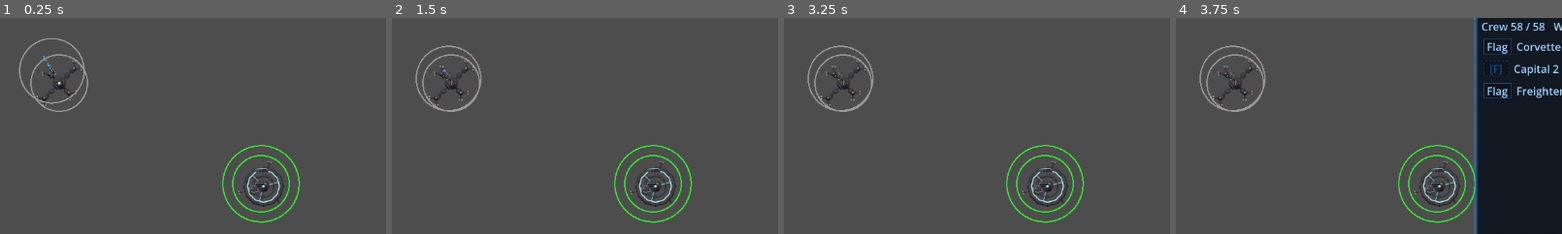
Above: before the commit, frames 1-4 (left to right).
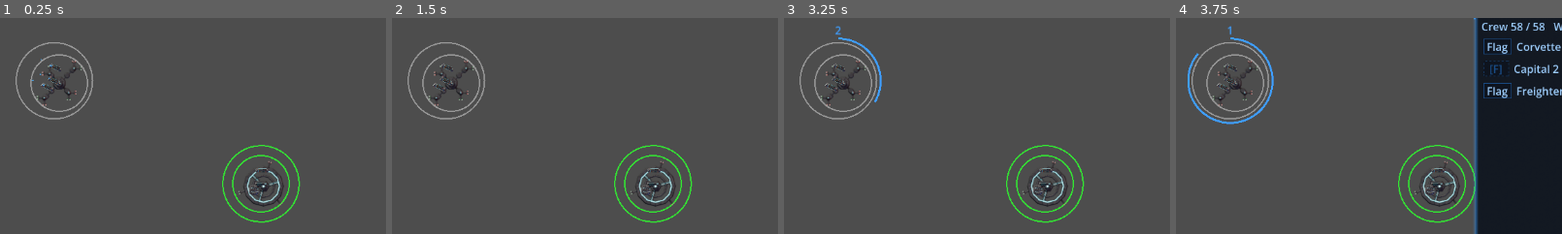
Above: after the commit, the same moments.

Repository: darthlemi/SpaceGame
Game: Godot game, scene res://scenes/campaign/campaign_scene.tscn
Two runs of this game, one before a commit and one after it. Both use one fixed random seed, a clock stepped at 60 frames per second and the inputs below.
Inputs:
- Up to frame 1 (0.25 s): no input
- Up to frame 2 (1.5 s): click "||" at 0.5 s; click "1x" at 1.25 s
- Up to frame 3 (3.25 s): click "3x" at 2 s; click "5x" at 2.75 s
- Up to frame 4 (3.75 s): click "Fleet" at 3.5 s
The pictures show only the part of the screen within x 18-68%, y 23-73%; the shares and areas given below are measured in that part.

The runs differ from the first frame. In frame 1, 0.9% of the frame differs, in the area x 4-25%, y 9-48%; in frame 2, 0.9%; in frame 3, 1.2%; in frame 4, 1.6%, in the area x 3-26%, y 3-50%.

Commit message:
Fleets: add size variants and station fleet budget
Co-Authored-By: Claude Sonnet 5.5 <noreply@anthropic.com>

Diff:
--- a/scripts/campaign/campaign_fleet.gd
+++ b/scripts/campaign/campaign_fleet.gd
@@ -21,6 +21,8 @@
 
 @export var system_id: String = ""
 var home_station_id: String = ""
+# DangerTier.Variant this fleet was spawned as; -1 when it has none (player, debug).
+var variant: int = -1
 var warp_remaining: float = 0.0
 var warp_target: String = ""
 var jump_path: Array[String] = []
--- a/scripts/campaign/danger_tier.gd
+++ b/scripts/campaign/danger_tier.gd
@@ -4,19 +4,14 @@
 const MIN_TIER := 1
 const MAX_TIER := 5
 
-const COMBAT_SHIPS := {
-	1: [ShipType.Kind.CORVETTE],
-	2: [ShipType.Kind.CORVETTE, ShipType.Kind.CORVETTE],
-	3: [ShipType.Kind.CORVETTE, ShipType.Kind.CORVETTE, ShipType.Kind.CORVETTE],
-	4: [ShipType.Kind.CAPITAL, ShipType.Kind.CORVETTE, ShipType.Kind.CORVETTE],
-	5: [ShipType.Kind.CAPITAL, ShipType.Kind.CAPITAL, ShipType.Kind.CORVETTE],
-}
-const TRADER_SHIPS := {
-	1: [ShipType.Kind.FREIGHTER],
-	2: [ShipType.Kind.FREIGHTER],
-	3: [ShipType.Kind.FREIGHTER, ShipType.Kind.FREIGHTER],
-	4: [ShipType.Kind.FREIGHTER, ShipType.Kind.FREIGHTER],
-	5: [ShipType.Kind.FREIGHTER, ShipType.Kind.FREIGHTER, ShipType.Kind.FREIGHTER],
+enum Variant { PICKET, PATROL, ESCORT, SECURITY, CONVOY_SMALL, CONVOY_LARGE }
+
+# Measured by tests\perf_combat.gd: 15v15 passes the frame-time bar at 1x and 5x.
+const SECURITY_MAX_SHIPS := 15
+# Share of a fleet's hulls that are capitals, by tier (none below tier 4).
+const CAPITAL_FRACTION := {
+	4: 0.15,
+	5: 0.25,
 }
 # Inclusive Weapon.Rarity bounds per tier.
 const WEAPON_RARITY_RANGE := {
@@ -39,16 +34,58 @@
 
 # Tiers outside 1..5 clamp to the nearest table entry.
 static func fleet_for(tier: int, role: CampaignFleet.Role, rng: RandomNumberGenerator) -> Array[Dictionary]:
+	var variant := Variant.CONVOY_SMALL if role == CampaignFleet.Role.TRADER else Variant.PATROL
+	return fleet_for_variant(tier, variant, rng)
+
+static func fleet_for_variant(tier: int, variant: Variant, rng: RandomNumberGenerator) -> Array[Dictionary]:
 	var key := clampi(tier, MIN_TIER, MAX_TIER)
-	var kinds: Array = TRADER_SHIPS[key] if role == CampaignFleet.Role.TRADER else COMBAT_SHIPS[key]
+	var bounds := ship_count_range(variant)
+	var count := rng.randi_range(bounds.x, bounds.y)
+	var capitals := _capital_count(key, variant, count)
+	var is_convoy := role_of(variant) == CampaignFleet.Role.TRADER
 	var comps: Array[Dictionary] = []
-	for kind in kinds:
+	for i in count:
+		# Capitals lead the list so the flagship is index 0.
+		var kind := ShipType.Kind.FREIGHTER if is_convoy else (ShipType.Kind.CAPITAL if i < capitals else ShipType.Kind.CORVETTE)
 		var comp := ShipType.new_composition(kind)
 		_equip_weapons(comp, key, rng)
 		CrewRules.set_crew(comp, maxi(CrewRules.NPC_CREW_FLOOR, ceili(CrewRules.complement(comp) * CREW_FRACTION[key])))
 		comps.append(comp)
 	_flag_largest(comps)
 	return comps
+
+static func role_of(variant: Variant) -> CampaignFleet.Role:
+	if variant == Variant.CONVOY_SMALL or variant == Variant.CONVOY_LARGE:
+		return CampaignFleet.Role.TRADER
+	return CampaignFleet.Role.COMBAT
+
+# Inclusive ship-count bounds.
+static func ship_count_range(variant: Variant) -> Vector2i:
+	match variant:
+		Variant.PICKET:
+			return Vector2i(1, 2)
+		Variant.PATROL:
+			return Vector2i(3, 5)
+		Variant.ESCORT:
+			return Vector2i(5, 8)
+		Variant.SECURITY:
+			# Collapses the minimum when the perf cap is below 10.
+			return Vector2i(mini(10, SECURITY_MAX_SHIPS), SECURITY_MAX_SHIPS)
+		Variant.CONVOY_SMALL:
+			return Vector2i(2, 3)
+		_:
+			return Vector2i(4, 6)
+
+# Capitals only in Patrol/Escort/Security at tier 4+; Escort and Security always get at least one.
+static func _capital_count(tier: int, variant: Variant, count: int) -> int:
+	if not CAPITAL_FRACTION.has(tier):
+		return 0
+	if variant != Variant.PATROL and variant != Variant.ESCORT and variant != Variant.SECURITY:
+		return 0
+	var capitals := floori(count * CAPITAL_FRACTION[tier])
+	if variant != Variant.PATROL:
+		capitals = maxi(1, capitals)
+	return capitals
 
 static func _equip_weapons(comp: Dictionary, tier: int, rng: RandomNumberGenerator) -> void:
 	var candidates := _weapons_in_range(WEAPON_RARITY_RANGE[tier][0], WEAPON_RARITY_RANGE[tier][1])
--- /dev/null
+++ b/scripts/campaign/fleet_budget.gd
@@ -0,0 +1,65 @@
+class_name FleetBudget
+extends RefCounted
+
+# Ships of budget per tier before the station's output adds to it.
+const TIER_BUDGET := {1: 3, 2: 6, 3: 10, 4: 16, 5: 22}
+const OUTPUT_SHIPS_PER_UNIT := 0.5
+const SECURITY_MIN_BUDGET := 12
+const CONVOY_LARGE_MIN_BUDGET := 16
+# Chance a combat plan includes one Security fleet.
+const SECURITY_ODDS := {1: 0.05, 2: 0.15, 3: 0.3, 4: 0.5, 5: 0.7}
+const VARIANT_DELAY_FACTOR := {
+	DangerTier.Variant.PICKET: 0.5,
+	DangerTier.Variant.PATROL: 1.0,
+	DangerTier.Variant.ESCORT: 1.5,
+	DangerTier.Variant.SECURITY: 3.0,
+	DangerTier.Variant.CONVOY_SMALL: 1.0,
+	DangerTier.Variant.CONVOY_LARGE: 1.0,
+}
+# Budget at which respawn runs at the base rate; richer stations respawn faster.
+const RESPAWN_BASELINE_BUDGET := 6.0
+
+# Tiers outside 1..5 clamp, like DangerTier.fleet_for.
+static func ship_budget(tier: int, economy: BaseEconomy) -> int:
+	var output := 0.0
+	if economy != null:
+		for slot in economy.slots:
+			for amount in slot.produces.values():
+				output += amount
+	return TIER_BUDGET[clampi(tier, DangerTier.MIN_TIER, DangerTier.MAX_TIER)] + int(output * OUTPUT_SHIPS_PER_UNIT)
+
+# Returns DangerTier.Variant values; never fewer than min_fleets entries.
+static func build_plan(tier: int, role: CampaignFleet.Role, budget: int, min_fleets: int, rng: RandomNumberGenerator) -> Array[int]:
+	var key := clampi(tier, DangerTier.MIN_TIER, DangerTier.MAX_TIER)
+	var plan: Array[int] = []
+	if role == CampaignFleet.Role.TRADER:
+		var convoy := DangerTier.Variant.CONVOY_LARGE if budget >= CONVOY_LARGE_MIN_BUDGET else DangerTier.Variant.CONVOY_SMALL
+		for i in min_fleets:
+			plan.append(convoy)
+		return plan
+	var remaining := float(budget)
+	if budget >= SECURITY_MIN_BUDGET and rng.randf() < SECURITY_ODDS[key]:
+		plan.append(DangerTier.Variant.SECURITY)
+		remaining -= _mean_ships(DangerTier.Variant.SECURITY)
+	if key >= 3:
+		remaining = _fill(plan, DangerTier.Variant.ESCORT, 6.0, remaining)
+	if key >= 2:
+		remaining = _fill(plan, DangerTier.Variant.PATROL, 3.0, remaining)
+	_fill(plan, DangerTier.Variant.PICKET, 1.0, remaining)
+	while plan.size() < min_fleets:
+		plan.append(DangerTier.Variant.PICKET)
+	return plan
+
+static func respawn_delay(variant: DangerTier.Variant, budget: int) -> float:
+	return CampaignState.FLEET_RESPAWN_DELAY * VARIANT_DELAY_FACTOR[variant] / maxf(1.0, budget / RESPAWN_BASELINE_BUDGET)
+
+# Adds variant while remaining >= min_remaining; returns what is left.
+static func _fill(plan: Array[int], variant: DangerTier.Variant, min_remaining: float, remaining: float) -> float:
+	while remaining >= min_remaining:
+		plan.append(variant)
+		remaining -= _mean_ships(variant)
+	return remaining
+
+static func _mean_ships(variant: DangerTier.Variant) -> float:
+	var bounds := DangerTier.ship_count_range(variant)
+	return (bounds.x + bounds.y) / 2.0
--- a/tests/run_tests.gd
+++ b/tests/run_tests.gd
@@ -54,6 +54,7 @@
 		preload("res://tests/test_map_edit_model.gd"),
 		preload("res://tests/test_jump_rules.gd"),
 		preload("res://tests/test_danger_tier.gd"),
+		preload("res://tests/test_fleet_budget.gd"),
 		preload("res://tests/test_npc_jump_planner.gd"),
 	]
 	var total_failures := 0
--- a/tests/test_danger_tier.gd
+++ b/tests/test_danger_tier.gd
@@ -20,28 +20,73 @@
 	var failures: Array[String] = []
 	var rng := RandomNumberGenerator.new()
 	rng.seed = 5
-	var corvette := ShipType.Kind.CORVETTE
 	var freighter := ShipType.Kind.FREIGHTER
 	var capital := ShipType.Kind.CAPITAL
 
-	var cases := [
-		[1, CampaignFleet.Role.COMBAT, [corvette]],
-		[3, CampaignFleet.Role.COMBAT, [corvette, corvette, corvette]],
-		[5, CampaignFleet.Role.COMBAT, [capital, capital, corvette]],
-		[3, CampaignFleet.Role.TRADER, [freighter, freighter]],
-		[1, CampaignFleet.Role.TRADER, [freighter]],
-		[0, CampaignFleet.Role.COMBAT, [corvette]],
-		[9, CampaignFleet.Role.COMBAT, [capital, capital, corvette]],
-		[9, CampaignFleet.Role.TRADER, [freighter, freighter, freighter]],
+	var variants := [
+		DangerTier.Variant.PICKET, DangerTier.Variant.PATROL, DangerTier.Variant.ESCORT,
+		DangerTier.Variant.SECURITY, DangerTier.Variant.CONVOY_SMALL, DangerTier.Variant.CONVOY_LARGE,
 	]
-	for c in cases:
-		var kinds := _kinds(DangerTier.fleet_for(c[0], c[1], rng))
-		if kinds != c[2]:
-			failures.append("fleet_for tier %d role %d: expected %s, got %s" % [c[0], c[1], c[2], kinds])
+	for variant in variants:
+		var bounds := DangerTier.ship_count_range(variant)
+		var is_convoy := DangerTier.role_of(variant) == CampaignFleet.Role.TRADER
+		for seed_value in 20:
+			rng.seed = seed_value
+			var comps := DangerTier.fleet_for_variant(3, variant, rng)
+			if comps.size() < bounds.x or comps.size() > bounds.y:
+				failures.append("variant %d seed %d: %d ships outside %s" % [variant, seed_value, comps.size(), bounds])
+			for comp in comps:
+				if is_convoy != (ShipType.kind_of(comp) == freighter):
+					failures.append("variant %d: wrong hull kind %d" % [variant, ShipType.kind_of(comp)])
+					break
+	if DangerTier.role_of(DangerTier.Variant.CONVOY_LARGE) != CampaignFleet.Role.TRADER or DangerTier.role_of(DangerTier.Variant.SECURITY) != CampaignFleet.Role.COMBAT:
+		failures.append("role_of: convoys must be TRADER, combat variants COMBAT")
+	if DangerTier.ship_count_range(DangerTier.Variant.SECURITY).y != DangerTier.SECURITY_MAX_SHIPS:
+		failures.append("Security max must be SECURITY_MAX_SHIPS")
 
-	var tier4 := DangerTier.fleet_for(4, CampaignFleet.Role.COMBAT, rng)
-	if ShipType.kind_of(tier4[0]) != capital or not CrewRules.is_flagship(tier4[0]):
-		failures.append("tier 4 combat: expected capital flagship at index 0")
+	for seed_value in 20:
+		rng.seed = seed_value
+		for comp in DangerTier.fleet_for_variant(3, DangerTier.Variant.SECURITY, rng):
+			if ShipType.kind_of(comp) == capital:
+				failures.append("tier 3 Security: unexpected capital")
+				break
+		for comp in DangerTier.fleet_for_variant(5, DangerTier.Variant.PICKET, rng):
+			if ShipType.kind_of(comp) == capital:
+				failures.append("tier 5 Picket: unexpected capital")
+				break
+		for variant in [DangerTier.Variant.ESCORT, DangerTier.Variant.SECURITY]:
+			var comps := DangerTier.fleet_for_variant(5, variant, rng)
+			var want := maxi(1, floori(comps.size() * 0.25))
+			var capitals := _kinds(comps).count(capital)
+			if capitals != want:
+				failures.append("tier 5 variant %d: expected %d capitals, got %d" % [variant, want, capitals])
+			if ShipType.kind_of(comps[0]) != capital or not CrewRules.is_flagship(comps[0]):
+				failures.append("tier 5 variant %d: expected capital flagship at index 0" % variant)
+		var tier4 := DangerTier.fleet_for_variant(4, DangerTier.Variant.ESCORT, rng)
+		if _kinds(tier4).count(capital) < 1:
+			failures.append("tier 4 Escort: expected a capital")
+
+	# Out-of-range tiers clamp.
+	rng.seed = 3
+	var high := _kinds(DangerTier.fleet_for_variant(9, DangerTier.Variant.ESCORT, rng))
+	rng.seed = 3
+	var top := _kinds(DangerTier.fleet_for_variant(5, DangerTier.Variant.ESCORT, rng))
+	if high != top:
+		failures.append("tier 9 should clamp to tier 5: %s vs %s" % [high, top])
+	rng.seed = 3
+	var low := _kinds(DangerTier.fleet_for_variant(0, DangerTier.Variant.ESCORT, rng))
+	rng.seed = 3
+	var bottom := _kinds(DangerTier.fleet_for_variant(1, DangerTier.Variant.ESCORT, rng))
+	if low != bottom:
+		failures.append("tier 0 should clamp to tier 1: %s vs %s" % [low, bottom])
+
+	# fleet_for keeps its signature: combat -> Patrol, trader -> small convoy.
+	var legacy_combat := DangerTier.fleet_for(2, CampaignFleet.Role.COMBAT, rng)
+	if legacy_combat.size() < 3 or legacy_combat.size() > 5:
+		failures.append("fleet_for combat: expected a Patrol of 3-5, got %d" % legacy_combat.size())
+	var legacy_trader := DangerTier.fleet_for(2, CampaignFleet.Role.TRADER, rng)
+	if legacy_trader.size() < 2 or legacy_trader.size() > 3 or _kinds(legacy_trader).count(freighter) != legacy_trader.size():
+		failures.append("fleet_for trader: expected 2-3 freighters, got %s" % [_kinds(legacy_trader)])
 
 	_check_rarity(failures, 1, "0", func(r): return r == 0)
 	_check_rarity(failures, 5, ">= 2", func(r): return r >= 2)
--- /dev/null
+++ b/tests/test_fleet_budget.gd
@@ -0,0 +1,70 @@
+# tests/test_fleet_budget.gd
+extends RefCounted
+
+static func _economy(roles: Array[EconomyRole]) -> BaseEconomy:
+	var economy := BaseEconomy.new()
+	economy.slots = roles
+	economy.max_slots = roles.size()
+	return economy
+
+static func _security_share(tier: int, budget: int) -> float:
+	var rng := RandomNumberGenerator.new()
+	var hits := 0
+	var seeds := 200
+	for seed_value in seeds:
+		rng.seed = seed_value
+		if FleetBudget.build_plan(tier, CampaignFleet.Role.COMBAT, budget, 1, rng).has(DangerTier.Variant.SECURITY):
+			hits += 1
+	return float(hits) / seeds
+
+static func run() -> Array[String]:
+	var failures: Array[String] = []
+	var rng := RandomNumberGenerator.new()
+	rng.seed = 7
+
+	var poor := _economy([EconomyRole.population()])
+	var rich := _economy([EconomyRole.mining(), EconomyRole.agriculture(), EconomyRole.refinery()])
+	if FleetBudget.ship_budget(3, rich) <= FleetBudget.ship_budget(3, poor):
+		failures.append("test_ship_budget_rich_station_beats_poor: rich %d, poor %d" % [FleetBudget.ship_budget(3, rich), FleetBudget.ship_budget(3, poor)])
+	if FleetBudget.ship_budget(9, poor) != FleetBudget.ship_budget(5, poor):
+		failures.append("ship_budget: tier 9 should clamp to tier 5")
+	if FleetBudget.ship_budget(1, null) != 3:
+		failures.append("ship_budget: tier 1, no economy: expected 3, got %d" % FleetBudget.ship_budget(1, null))
+
+	var empty_plan := FleetBudget.build_plan(3, CampaignFleet.Role.COMBAT, 0, 2, rng)
+	if empty_plan != [DangerTier.Variant.PICKET, DangerTier.Variant.PICKET]:
+		failures.append("test_build_plan_respects_min_fleets_with_zero_budget: got %s" % [empty_plan])
+	var tiny_plan := FleetBudget.build_plan(5, CampaignFleet.Role.COMBAT, 1, 1, rng)
+	if tiny_plan.is_empty():
+		failures.append("build_plan: budget 1 returned an empty plan")
+
+	var low_share := _security_share(1, 22)
+	var high_share := _security_share(5, 22)
+	if low_share >= 0.15:
+		failures.append("test_build_plan_low_tier_rarely_security: tier 1 share %.2f, expected < 0.15" % low_share)
+	if high_share <= 0.5:
+		failures.append("test_build_plan_low_tier_rarely_security: tier 5 share %.2f, expected > 0.5" % high_share)
+	if _security_share(5, 11) != 0.0:
+		failures.append("build_plan: no Security below budget 12")
+
+	var small_trader := FleetBudget.build_plan(2, CampaignFleet.Role.TRADER, 6, 2, rng)
+	if small_trader != [DangerTier.Variant.CONVOY_SMALL, DangerTier.Variant.CONVOY_SMALL]:
+		failures.append("test_build_plan_trader_uses_convoys: small budget got %s" % [small_trader])
+	var large_trader := FleetBudget.build_plan(5, CampaignFleet.Role.TRADER, 16, 1, rng)
+	if large_trader != [DangerTier.Variant.CONVOY_LARGE]:
+		failures.append("test_build_plan_trader_uses_convoys: large budget got %s" % [large_trader])
+
+	var low_tier_plan := FleetBudget.build_plan(1, CampaignFleet.Role.COMBAT, 3, 1, rng)
+	for variant in low_tier_plan:
+		if variant != DangerTier.Variant.PICKET:
+			failures.append("build_plan: tier 1 budget 3 must only plan Pickets, got %d" % variant)
+
+	var picket_delay := FleetBudget.respawn_delay(DangerTier.Variant.PICKET, 6)
+	var security_delay := FleetBudget.respawn_delay(DangerTier.Variant.SECURITY, 6)
+	if security_delay <= picket_delay:
+		failures.append("test_respawn_delay_security_slower_than_picket: security %.1f, picket %.1f" % [security_delay, picket_delay])
+	if FleetBudget.respawn_delay(DangerTier.Variant.PATROL, 24) >= FleetBudget.respawn_delay(DangerTier.Variant.PATROL, 6):
+		failures.append("respawn_delay: richer station should respawn faster")
+	if FleetBudget.respawn_delay(DangerTier.Variant.PATROL, 0) != CampaignState.FLEET_RESPAWN_DELAY:
+		failures.append("respawn_delay: budget 0 should floor at the base delay")
+	return failures
Not shown, added: scripts/campaign/fleet_budget.gd.uid
Not shown, added: tests/test_fleet_budget.gd.uid
